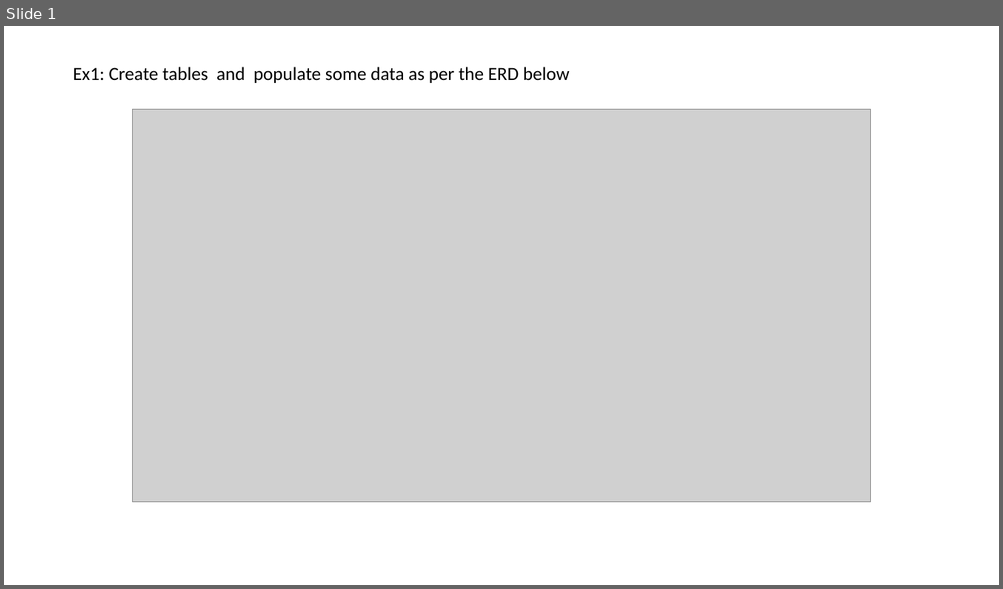
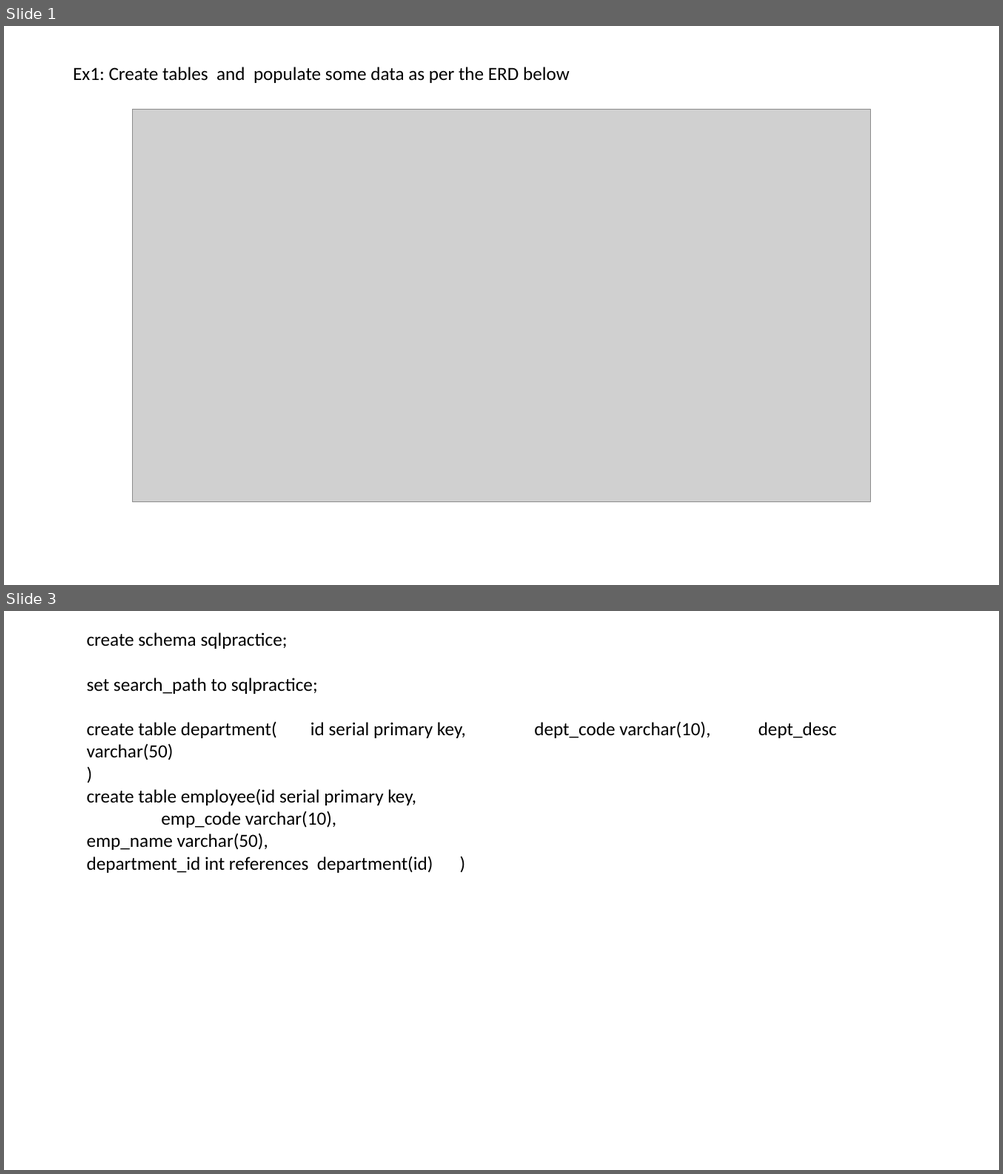
Before and after one commit to jayanta1971/capgeminisept25, a slide deck: day2_22_9_25/day2_22_9_25.pptx. Shown one above the other, each under a label of ours: slide 1 before the commit, slides 1 and 3 after it; the slides between them are not shown. The pictures are 1003x589 and 1003x1174 pixels, drawn with LibreOffice and Linux fonts; fonts in the diff are those of the drawing; grey boxes stand for pictures. Boxes give left, top, right and bottom in pixels: in the first picture for what was removed or moved away, otherwise in the second. Text is boxed around its words. In the diff, an @@ line names an element or a change of style, - is before the commit and + after.

Commit message:
added

```diff
--- a/day2_22_9_25/day2_22_9_25.pptx
+++ b/day2_22_9_25/day2_22_9_25.pptx
@@ slide 3 added at [4,611,999,1170], background #FFFFFF @@
@@ text added at [87,632,466,873], 18 pt, text #000000 @@
+create schema sqlpractice;
+set search_path to sqlpractice;
+create table department( id serial primary key, dept_code varchar(10), dept_desc varchar(50)
+)
+create table employee(id serial primary key,
+emp_code varchar(10),
+emp_name varchar(50),
+department_id int references department(id) )
```
Also in this commit, not shown: 2 other slides added.
